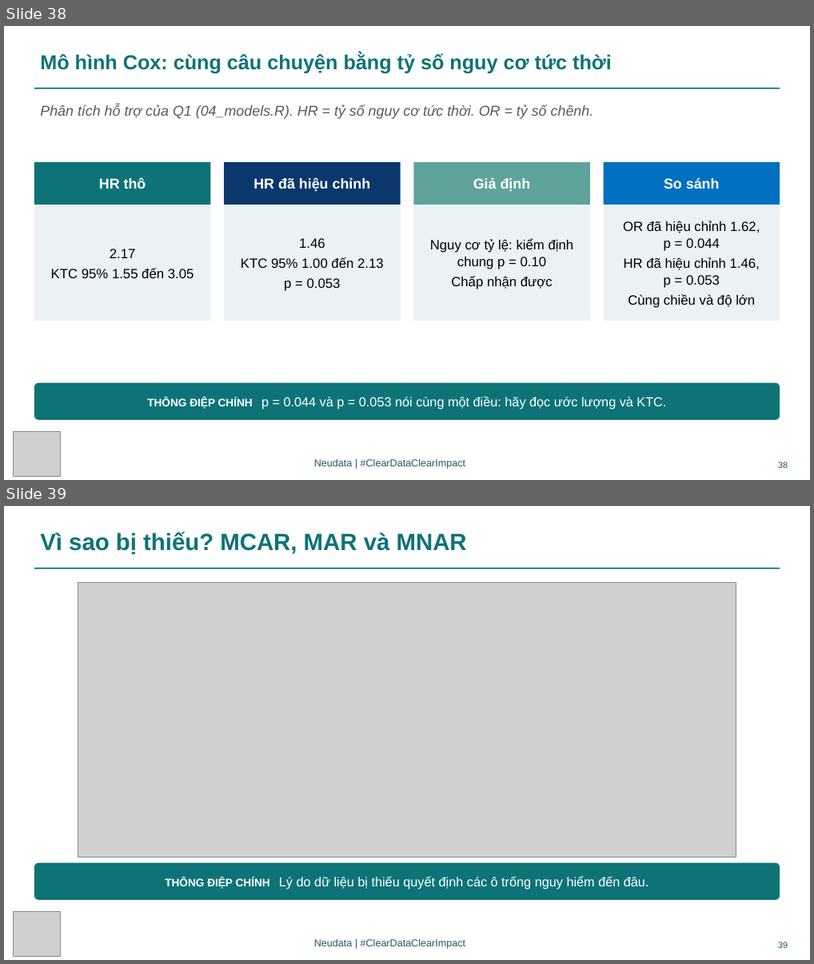
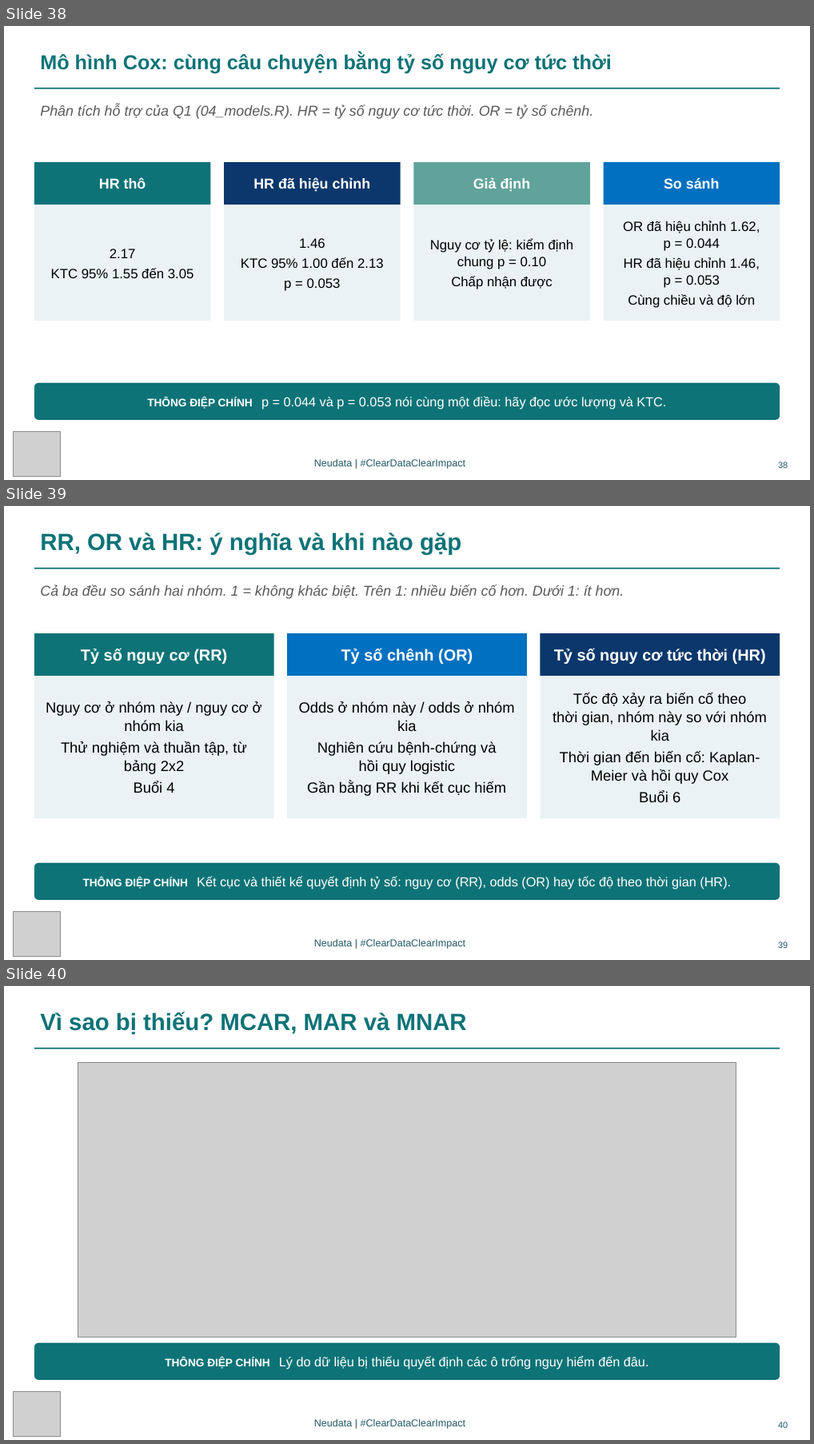
Before and after one commit to neu-data/FoundationsofClinicalResearch, a slide deck: vi/files/slides/Session_6_VN.pptx. Shown one above the other, each under a label of ours: slides 38 and 39 before the commit, slides 38, 39 and 40 after it. The pictures are 814x964 and 814x1444 pixels, drawn with LibreOffice and Linux fonts; fonts in the diff are those of the drawing; grey boxes stand for pictures. Boxes give left, top, right and bottom in pixels: in the first picture for what was removed or moved away, otherwise in the second. Text is boxed around its words. In the diff, an @@ line names an element or a change of style, - is before the commit and + after.

```diff
--- a/vi/files/slides/Session_6_VN.pptx
+++ b/vi/files/slides/Session_6_VN.pptx
@@ slide 39 added at bbox=[4, 506, 810, 960], background #FFFFFF @@
@@ text added at bbox=[40, 532, 462, 555], 28 pt, text #0D7377, bold @@
+RR, OR và HR: ý nghĩa và khi nào gặp
@@ line added from (34, 568) to (780, 568), #0D7377 1.5 pt @@
@@ text added at bbox=[40, 584, 625, 599], 17 pt, text #595959, italic @@
+Cả ba đều so sánh hai nhóm. 1 = không khác biệt. Trên 1: nhiều biến cố hơn. Dưới 1: ít hơn.
@@ rectangle added at bbox=[34, 634, 274, 676], fill #0D7377, 19 pt, text #FFFFFF, bold @@
+Tỷ số nguy cơ (RR)
@@ rectangle added at bbox=[287, 634, 527, 676], fill #0070C0, 19 pt, text #FFFFFF, bold @@
+Tỷ số chênh (OR)
@@ rectangle added at bbox=[541, 634, 781, 676], fill #0B376C, 19 pt, text #FFFFFF, bold @@
+Tỷ số nguy cơ tức thời (HR)
@@ rectangle added at bbox=[34, 676, 274, 818], fill #EAF2F5, 17.5 pt, text #000000 @@
+Nguy cơ ở nhóm này / nguy cơ ở nhóm kia
+Thử nghiệm và thuần tập, từ bảng 2x2
+Buổi 4
@@ rectangle added at bbox=[287, 676, 527, 818], fill #EAF2F5, 17.5 pt, text #000000 @@
+Odds ở nhóm này / odds ở nhóm kia
+Nghiên cứu bệnh-chứng và hồi quy logistic
+Gần bằng RR khi kết cục hiếm
@@ rectangle added at bbox=[541, 676, 781, 818], fill #EAF2F5, 17.5 pt, text #000000 @@
+Tốc độ xảy ra biến cố theo thời gian, nhóm này so với nhóm kia
+Thời gian đến biến cố: Kaplan-Meier và hồi quy Cox
+Buổi 6
@@ rounded rectangle added at bbox=[34, 862, 780, 900], fill #0D7377, 15.5 pt, text #FFFFFF @@
+THÔNG ĐIỆP CHÍNH Kết cục và thiết kế quyết định tỷ số: nguy cơ (RR), odds (OR) hay tốc độ theo thời gian (HR).
@@ picture added at bbox=[13, 912, 60, 956] @@
@@ text added at bbox=[314, 939, 466, 948], 12 pt, text #215968 @@
+Neudata | #ClearDataClearImpact
@@ page number added at bbox=[778, 941, 788, 948], 10.5 pt, text #215968 @@
+39
@@ what was slide 39 is now slide 40 @@
@@ page number at bbox=[778, 1421, 788, 1428]: text changed @@
-39
+40
```
Also in this commit, not shown: 19 other files.
